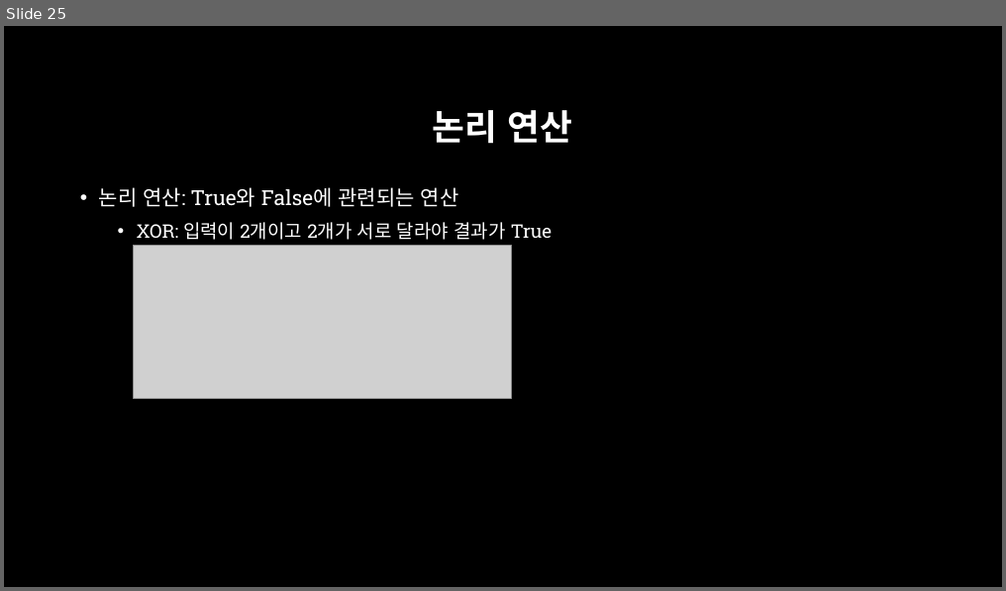
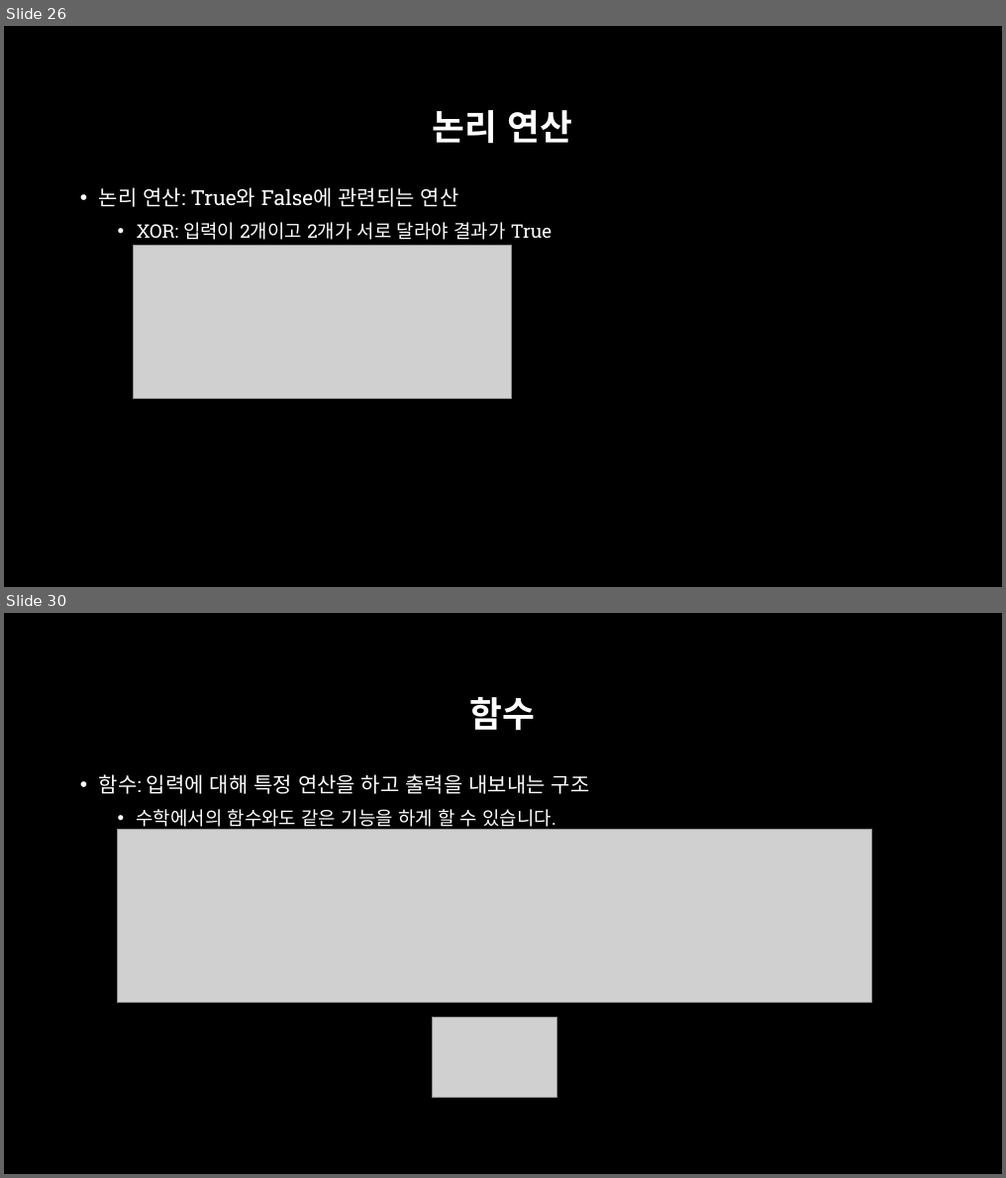
Before and after one commit to across0406/2017-GNU-Science-Camp-of-Computer-Science, a slide deck: ppt/2. 실습환경 및 Python 기초.pptx. Shown one above the other, each under a label of ours: slide 25 before the commit, slides 26 and 30 after it; the slides between them are not shown. The pictures are 1006x591 and 1006x1178 pixels, drawn with LibreOffice and Linux fonts; fonts in the diff are those of the drawing; grey boxes stand for pictures; background and template pictures are left out. Boxes give left, top, right and bottom in pixels: in the first picture for what was removed or moved away, otherwise in the second. Text is boxed around its words. In the diff, an @@ line names an element or a change of style, - is before the commit and + after.

```diff
--- a/ppt/2. 실습환경 및 Python 기초.pptx
+++ b/ppt/2. 실습환경 및 Python 기초.pptx
@@ slide 30 added at (4, 613, 1002, 1174), background picture (left out) @@
@@ title added at (470, 697, 536, 731), 34 pt, text #FFFFFF, bold @@
+함수
@@ text added at (99, 774, 590, 830), 20 pt, text #FFFFFF @@
+• 함수: 입력에 대해 특정 연산을 하고 출력을 내보내는 구조
+  • 수학에서의 함수와도 같은 기능을 하게 할 수 있습니다.
@@ picture added at (118, 830, 871, 1003) @@
@@ picture added at (433, 1017, 556, 1098) @@
@@ what was slide 25 is now slide 26 @@
```
Also in this commit, not shown: 3 slides changed, 3 other slides added, 9 other files.
